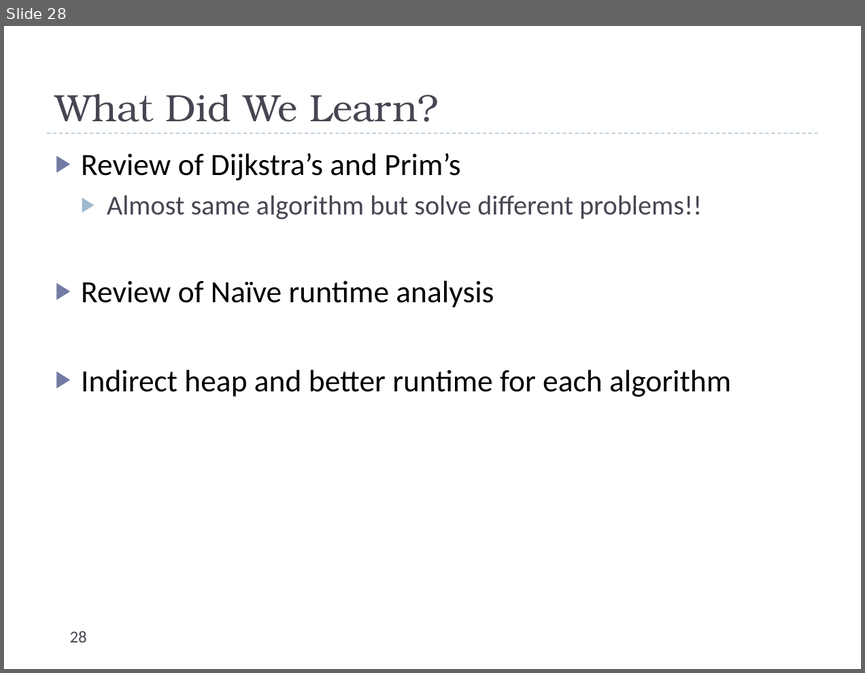
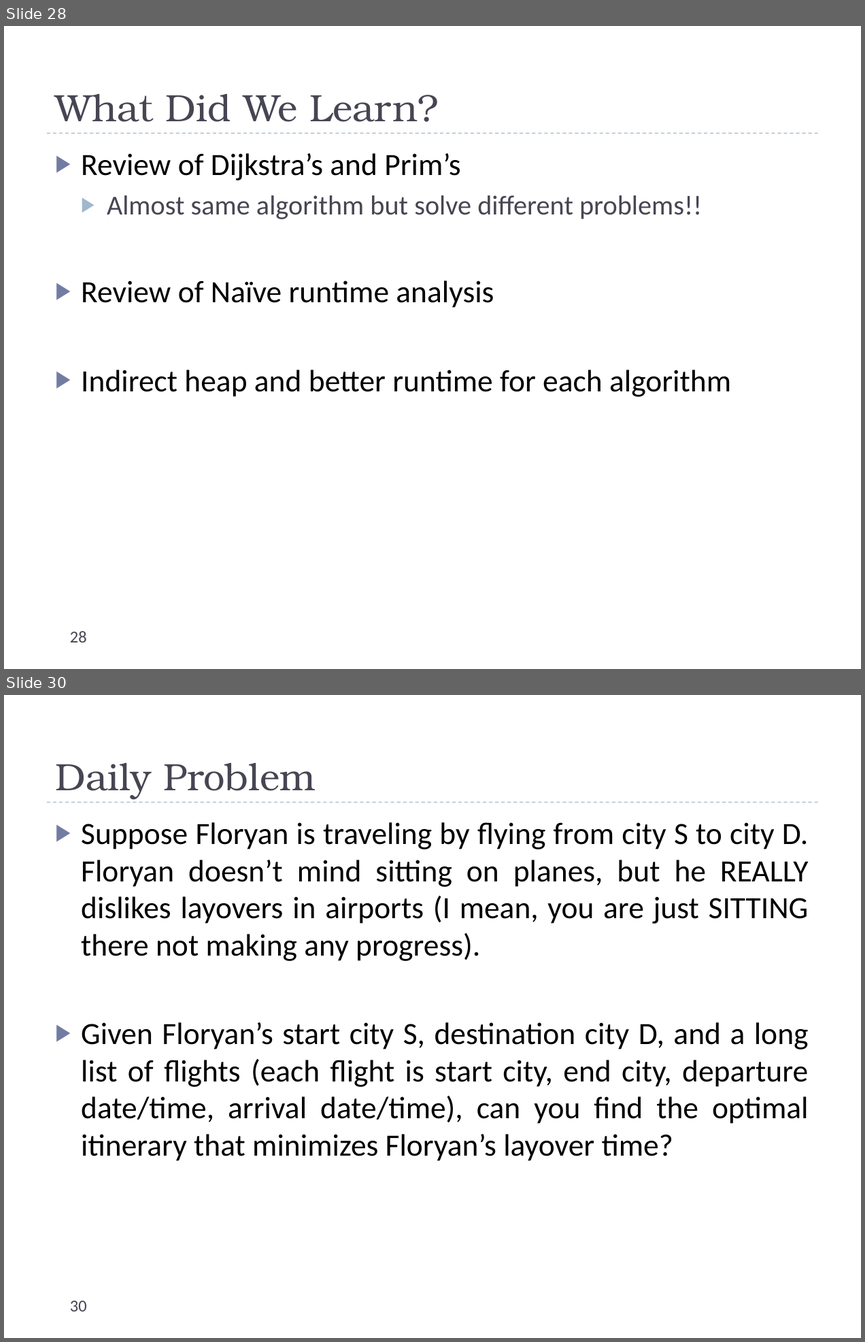
Before and after one commit to uva-cs/cs4102-f21, a slide deck: slides/dijkstraAndPrim.pptx. Shown one above the other, each under a label of ours: slide 28 before the commit, slides 28 and 30 after it; the slides between them are not shown. The pictures are 865x673 and 865x1342 pixels, drawn with LibreOffice and Linux fonts; fonts in the diff are those of the drawing. Boxes give left, top, right and bottom in pixels: in the first picture for what was removed or moved away, otherwise in the second. Text is boxed around its words. In the diff, an @@ line names an element or a change of style, - is before the commit and + after.

```diff
--- a/slides/dijkstraAndPrim.pptx
+++ b/slides/dijkstraAndPrim.pptx
@@ slide 30 added at [4, 695, 861, 1338], background #FFFFFF; not listed: 1 template element that a slide beside it also shows @@
@@ title added at [55, 763, 315, 799], 32 pt, text #464653 @@
+Daily Problem
@@ text added at [81, 822, 808, 1161], 26 pt, text #000000 @@
+▶ Suppose Floryan is traveling by flying from city S to city D. Floryan doesn’t mind sitting on planes, but he REALLY dislikes layovers in airports (I mean, you are just SITTING there not making any progress).
+▶ Given Floryan’s start city S, destination city D, and a long list of flights (each flight is start city, end city, departure date/time, arrival date/time), can you find the optimal itinerary that minimizes Floryan’s layover time?
@@ page number added at [70, 1300, 87, 1311], 14 pt, text #464653 @@
+30
```
Also in this commit, not shown: 4 other slides added, 7 other files.
